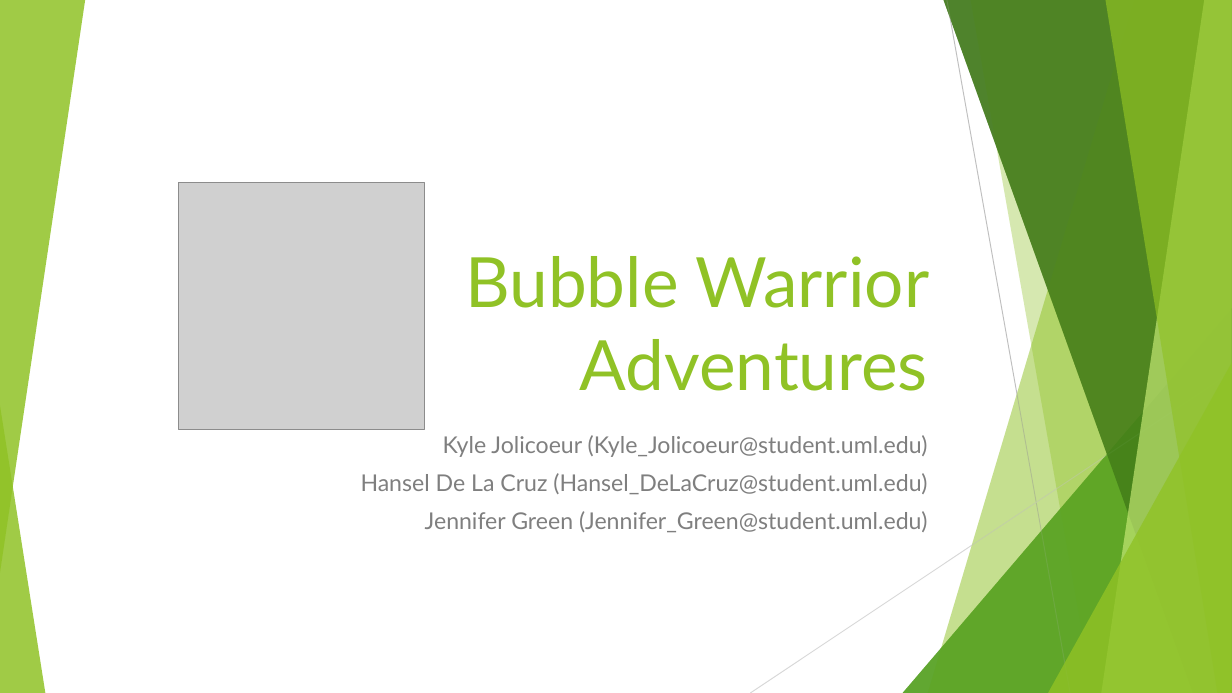
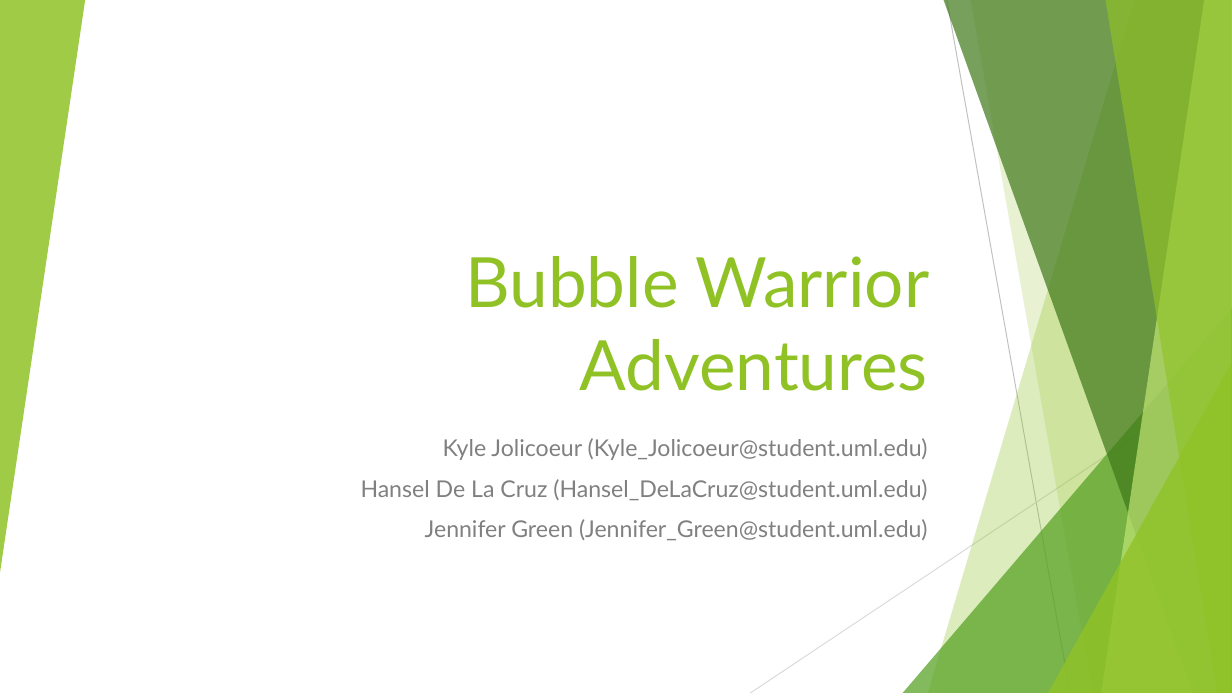
Before and after one commit to hanselrd/bubble-warrior-adventures, a slide deck: slide 1 of powerpoint/Bubble Warrior Adventures.pptx. Drawn at 1232x693 pixels with LibreOffice and Linux fonts; fonts in the diff are those of the drawing; grey boxes stand for pictures. Boxes give left, top, right and bottom in pixels: in the first picture for what was removed or moved away, otherwise in the second. Text is boxed around its words. In the diff, an @@ line names an element or a change of style, - is before the commit and + after.

```diff
--- a/powerpoint/Bubble Warrior Adventures.pptx
+++ b/powerpoint/Bubble Warrior Adventures.pptx
@@ freeform shape at (x1=944, y1=0, x2=1232, y2=693): fill #3F7818 at 70% opacity to #3F7819 at 70% opacity @@
@@ freeform shape at (x1=1102, y1=0, x2=1232, y2=693): fill #BFE471 at 70% opacity to #C0E474 at 70% opacity @@
@@ picture removed at (x1=178, y1=183, x2=425, y2=430) @@
@@ line (1232, 372) - (750, 693): stroke #D8D8D8 0.75 pt to #D9D9D9 0.75 pt @@
@@ group removed at (x1=903, y1=0, x2=1232, y2=693): 5 freeform shapes, 2 triangles @@
@@ triangle removed at (x1=0, y1=406, x2=45, y2=693) @@
@@ subtitle "Kyle Jolicoeur (Kyle_Jolicoeur@student.uml.edu)" at (x1=361, y1=438, x2=928, y2=540): text colour #7F7F7F to #808080; line spacing 0.9 to 1; more space between paragraphs @@
```
Also in this commit, not shown: 6 other slides changed.
